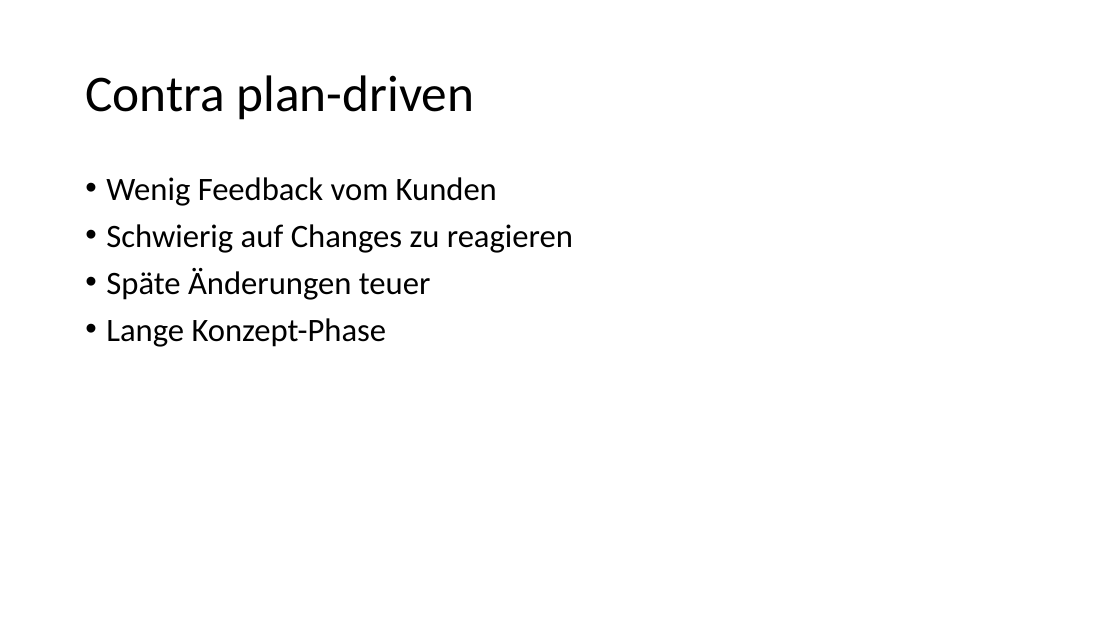
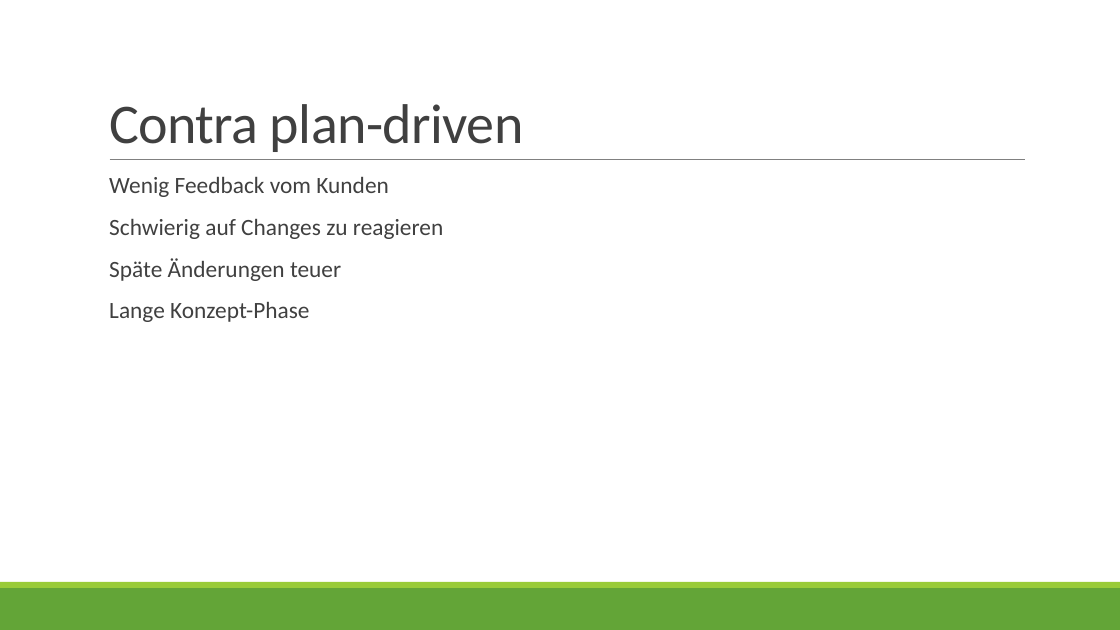
Before and after one commit to gitter-badger/ch.bfh.bti7081.s2016.green, a slide deck: slide 3 of doc/task02/presentation.pptx. Drawn at 1120x630 pixels with LibreOffice and Linux fonts; fonts in the diff are those of the drawing; background and template pictures are left out. Boxes give left, top, right and bottom in pixels: in the first picture for what was removed or moved away, otherwise in the second. Text is boxed around its words. In the diff, an @@ line names an element or a change of style, - is before the commit and + after.

```diff
--- a/doc/task02/presentation.pptx
+++ b/doc/task02/presentation.pptx
@@ title "Contra plan-driven": place and size @@
-title "Contra plan-driven" at bbox=[85, 75, 475, 120]
+title "Contra plan-driven" at bbox=[109, 104, 523, 152]
@@ title "Contra plan-driven" at bbox=[109, 104, 523, 152]: size 44 to 48 pt, text colour #000000 to #404040, letter spacing 0 to -0.5 pt; line spacing 0.9 to 0.85; vertical alignment middle to bottom @@
@@ text "Wenig Feedback vom Kunden" at bbox=[109, 177, 443, 322]: size 28 to 20 pt, text colour #000000 to #404040; bullet • to  ; more space between paragraphs @@
@@ line added from (110, 160) to (1026, 160), #808080 0.5 pt @@
@@ rectangle added at bbox=[0, 588, 1120, 630], fill #63A537 @@
@@ rectangle added at bbox=[0, 582, 1120, 588], fill #99CB38 @@
```
Also in this commit, not shown: 6 other slides changed, 1 slide added, 1 slide removed.
